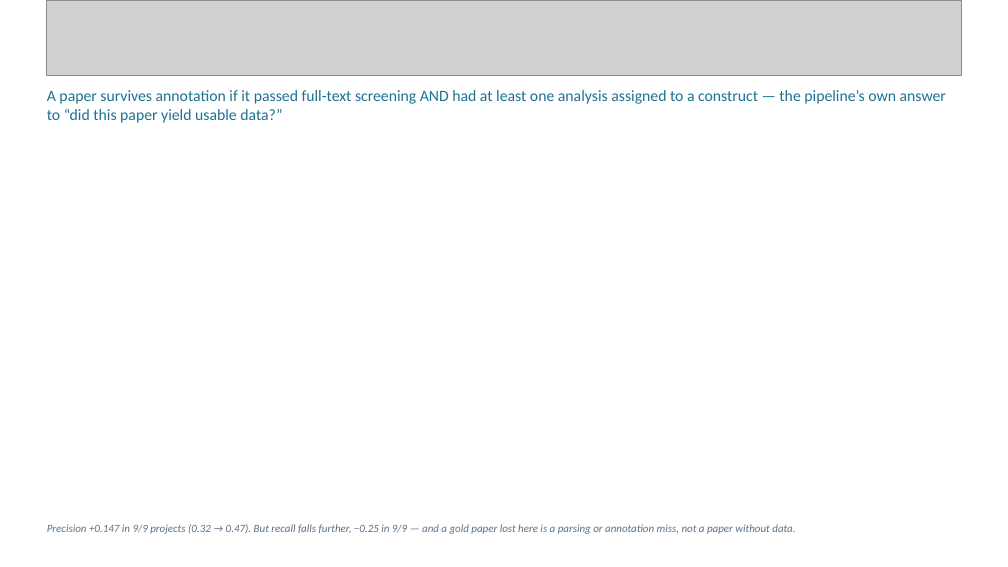
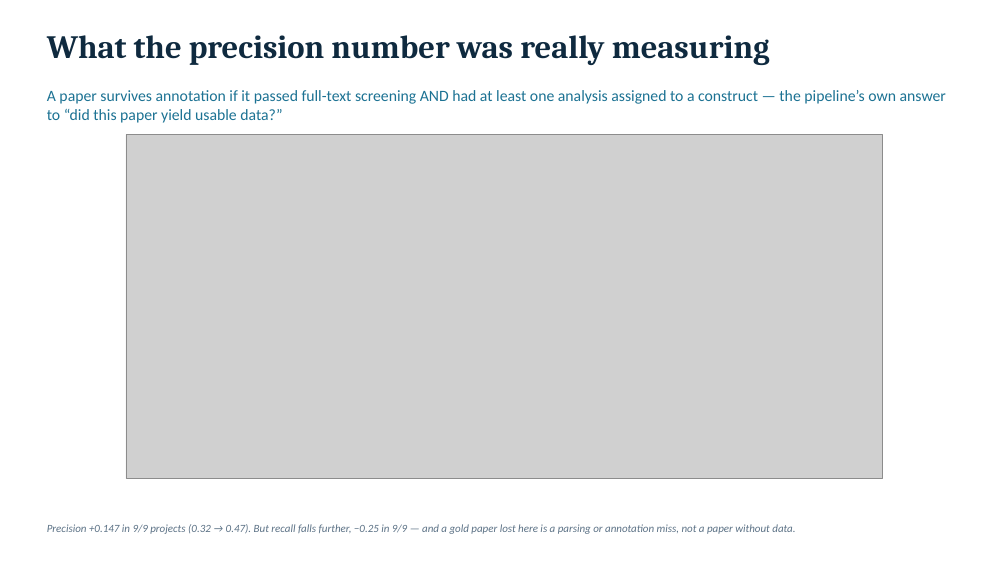
Before and after one commit to neurostuff/autonima-results, a slide deck: slide 4 of autonima_results_deck.pptx. Drawn at 1008x567 pixels with LibreOffice and Linux fonts; fonts in the diff are those of the drawing; grey boxes stand for pictures. Boxes give left, top, right and bottom in pixels: in the first picture for what was removed or moved away, otherwise in the second. Text is boxed around its words. In the diff, an @@ line names an element or a change of style, - is before the commit and + after.

```diff
--- a/autonima_results_deck.pptx
+++ b/autonima_results_deck.pptx
@@ picture removed at <box>47,0,961,76</box> @@
@@ text added at <box>47,35,770,65</box>, 31 pt, text #0F2A3F, bold @@
+What the precision number was really measuring
@@ picture added at <box>126,135,882,479</box> @@
```
Also in this commit, not shown: 1 other slide changed, 13 other files.
